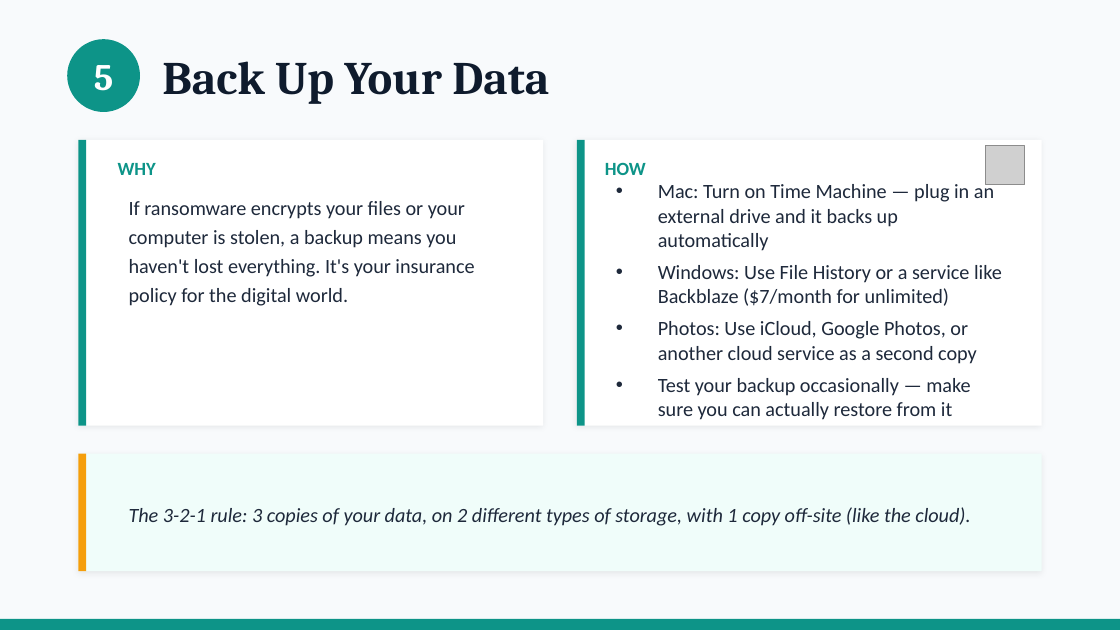
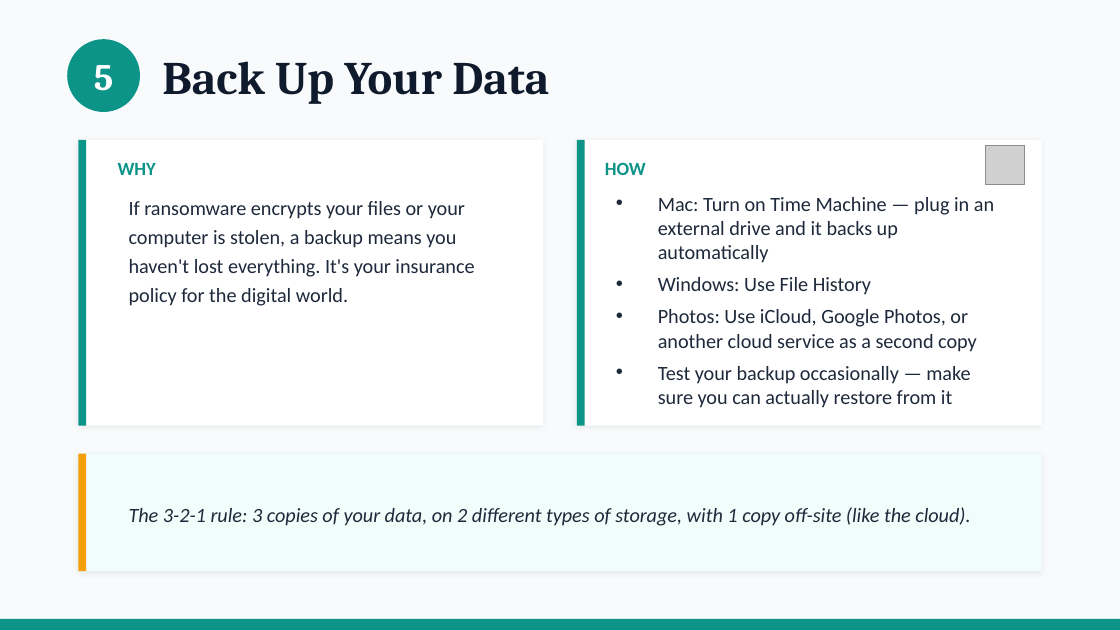
Before and after one commit to aaronbooker/personalcybersecurity, a slide deck: slide 15 of Cybersecurity_RCOB_Presentation.pptx. Drawn at 1120x630 pixels with LibreOffice and Linux fonts; fonts in the diff are those of the drawing; grey boxes stand for pictures. Boxes give left, top, right and bottom in pixels: in the first picture for what was removed or moved away, otherwise in the second. Text is boxed around its words. In the diff, an @@ line names an element or a change of style, - is before the commit and + after.

```diff
--- a/Cybersecurity_RCOB_Presentation.pptx
+++ b/Cybersecurity_RCOB_Presentation.pptx
@@ text at bbox=[658, 277, 871, 295]: text changed @@
-• Windows: Use File History or a service like Backblaze ($7/month for unlimited)
+• Windows: Use File History
```
Also in this commit, not shown: 1 other slide changed.
